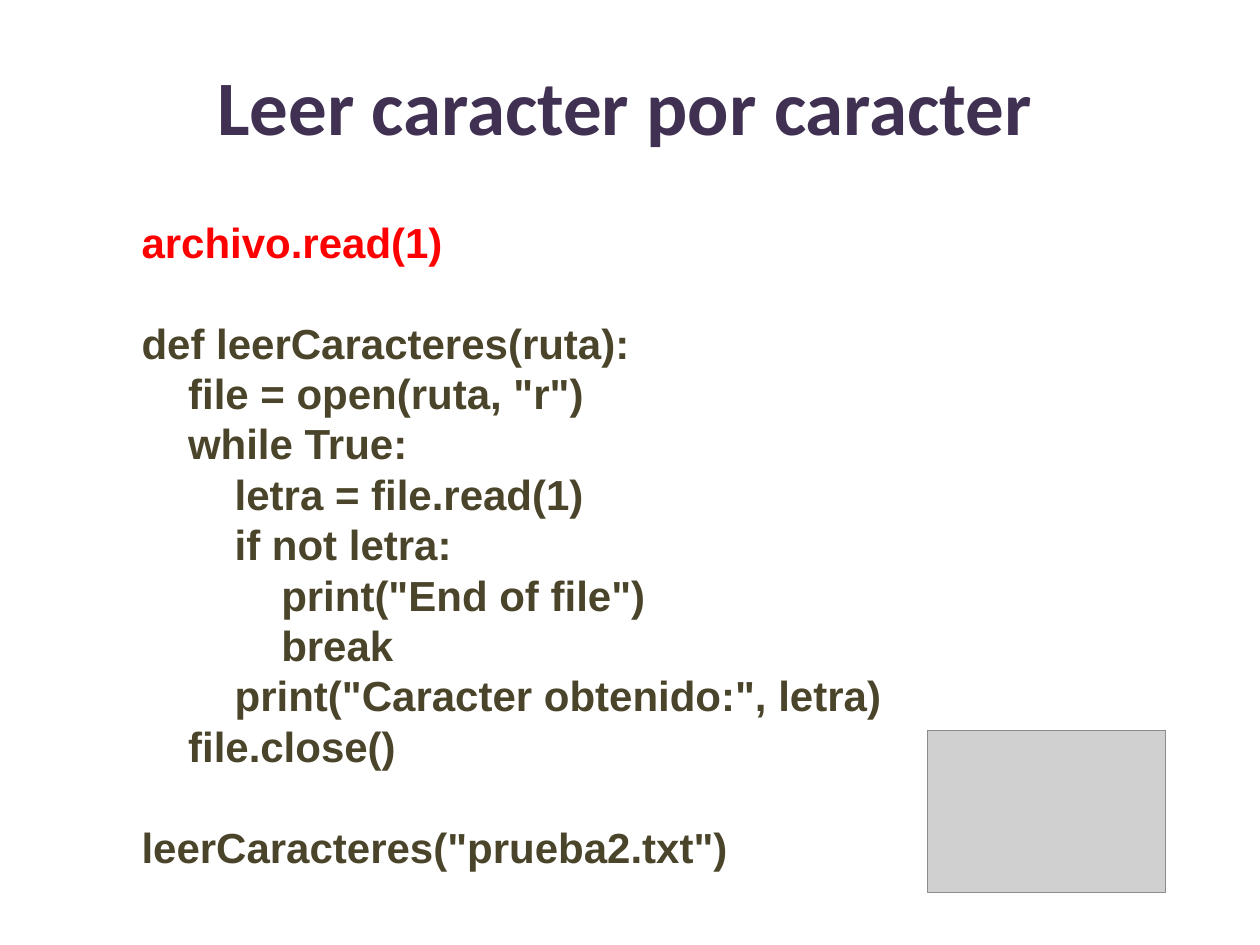
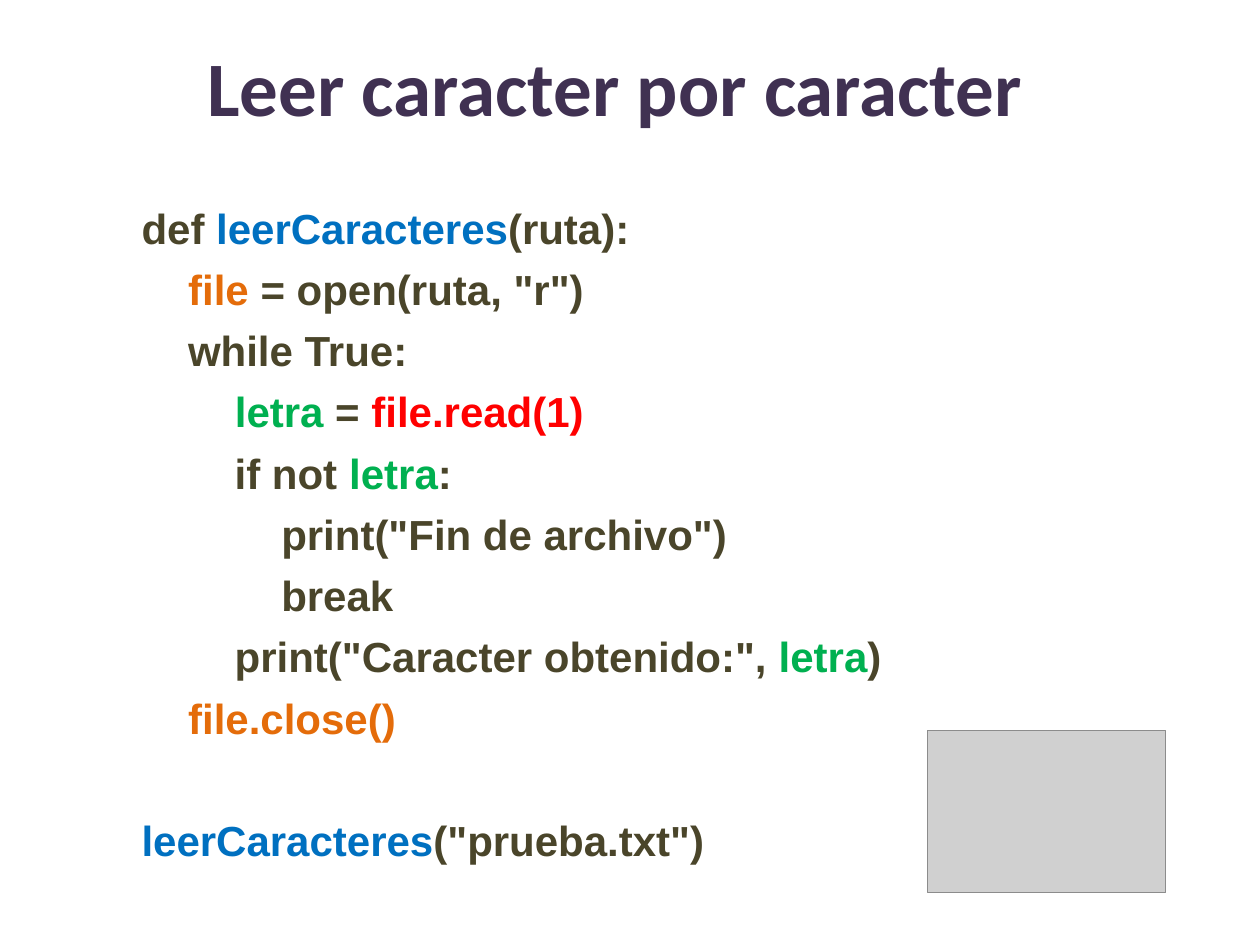
Before and after one commit to lizetheP/PensamientoC, a slide deck: slide 11 of calendario/documentos/10_Archivos.pptx. Drawn at 1260x945 pixels with LibreOffice and Linux fonts; fonts in the diff are those of the drawing; grey boxes stand for pictures. Boxes give left, top, right and bottom in pixels: in the first picture for what was removed or moved away, otherwise in the second. Text is boxed around its words. In the diff, an @@ line names an element or a change of style, - is before the commit and + after.

```diff
--- a/calendario/documentos/10_Archivos.pptx
+++ b/calendario/documentos/10_Archivos.pptx
@@ text "Leer caracter por caracter" moved from (x1=217, y1=85, x2=1031, y2=147) to (x1=207, y1=66, x2=1021, y2=128) @@
@@ text at (x1=142, y1=227, x2=443, y2=266): paragraph removed @@
-archivo.read(1)
@@ text at (x1=142, y1=213, x2=882, y2=742): text colour #4A452A to #0070C0 in "leerCaracteres(ruta):"; text colour #4A452A to #E46C0A in "file", "file.close()"; text colour #4A452A to #00B050 in "letra", "letra:", "letra)"; text colour #4A452A to #FF0000 in "file.read(1)"; line spacing 1 to 35pt @@
@@ text at (x1=281, y1=519, x2=727, y2=558): text changed @@
-print("End of file")
+print("Fin de archivo")
@@ text at (x1=142, y1=825, x2=705, y2=865): text changed; text colour #4A452A to #0070C0 @@
-leerCaracteres("prueba2.txt")
+leerCaracteres("prueba.txt")
```
Also in this commit, not shown: 14 other slides changed, 4 other files.
